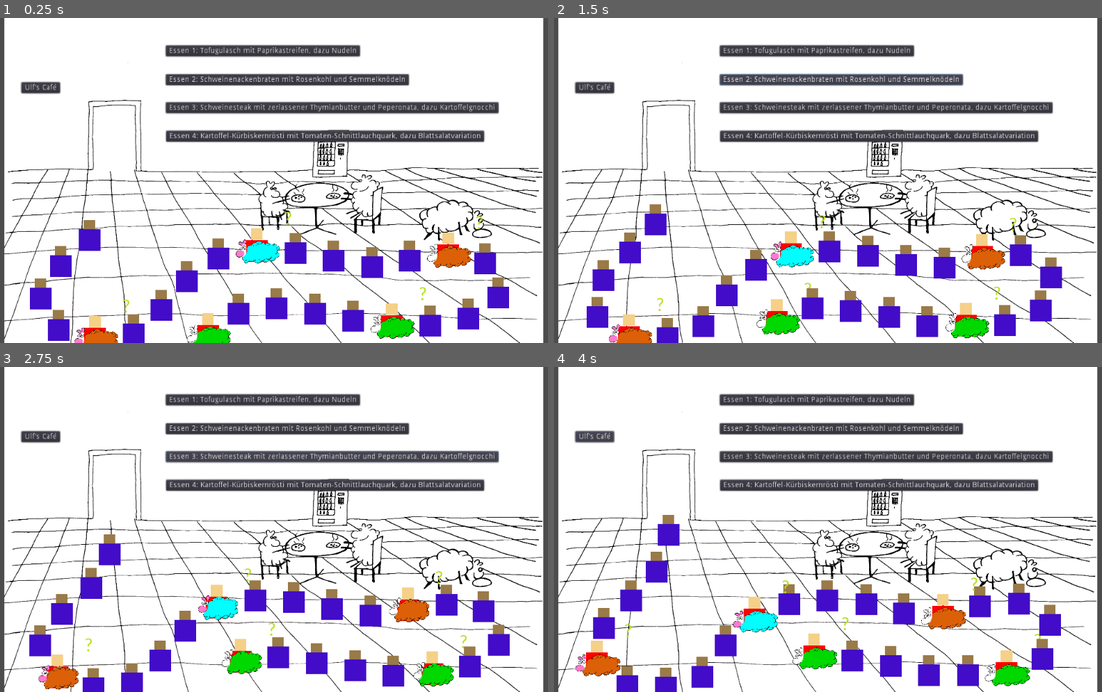
Above: before the commit, frames 1-4 (two rows, left to right).
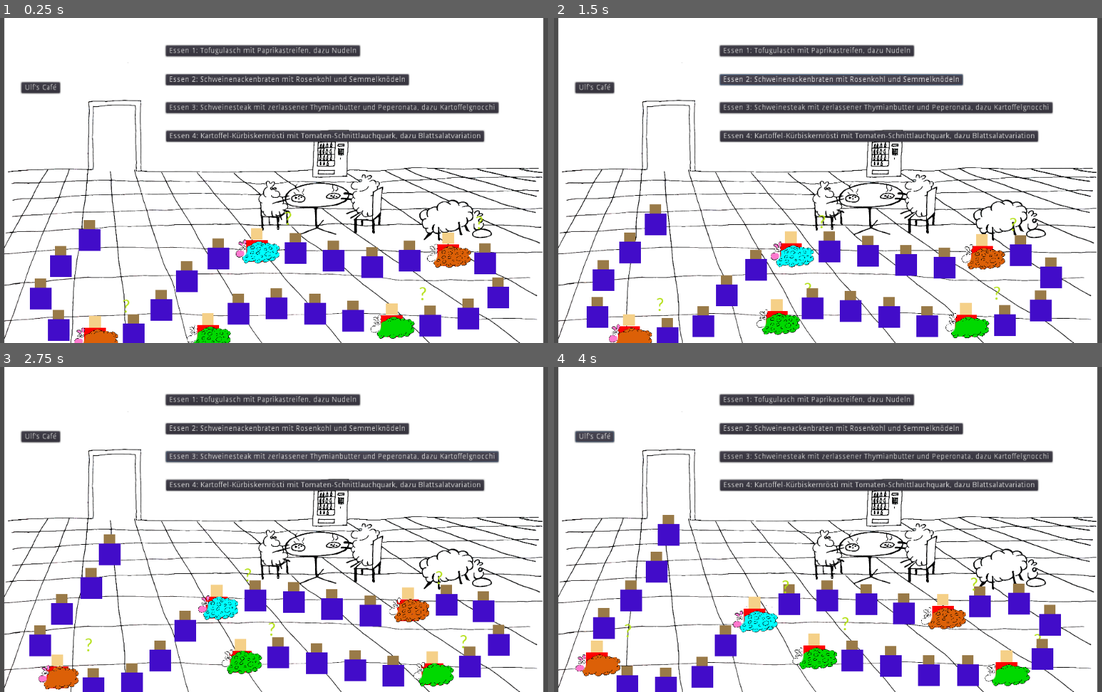
Above: after the commit, the same moments.

Repository: onsetsu/HPIGameJam
Game: Godot game, scene res://Scenes/Mensa.tscn
Same seed, same stepped clock (60 frames per second), same inputs: the game is played once before the commit and once after it.
Inputs:
- Up to frame 1 (0.25 s): no input
- Up to frame 2 (1.5 s): click "Essen 1: Tofugulasch mit Papr…" at 0.5 s; click "Essen 2: Schweinenackenbraten…" at 1.25 s
- Up to frame 3 (2.75 s): click "Essen 3: Schweinesteak mit ze…" at 2 s
- Up to frame 4 (4 s): click "Essen 4: Kartoffel-Kürbiskern…" at 2.75 s; click "Ulf's Café" at 3.5 s

The runs differ from the first frame. In frame 1, 0.1% of the frame differs, in the area x 35-86%, y 69-100%; in frame 2, 0.1%; in frame 3, 0.1%, in the area x 37-78%, y 71-94%; in frame 4, 0.1%.

Commit message:
sheep anims

Diff:
--- a/Scenes/Sheep_Graphic.tscn
+++ b/Scenes/Sheep_Graphic.tscn
@@ -1,12 +1,66 @@
-[gd_scene load_steps=10 format=2]
+[gd_scene load_steps=14 format=2]
 
 [ext_resource path="res://Scripts/Sheep_Graphic.gd" type="Script" id=1]
 [ext_resource path="res://Sprites/Körper_blau.png" type="Texture" id=2]
 [ext_resource path="res://Sprites/Körper_gruen.png" type="Texture" id=3]
 [ext_resource path="res://Sprites/Körper_orange.png" type="Texture" id=4]
-[ext_resource path="res://Sprites/Kopf_rosa.png" type="Texture" id=5]
-[ext_resource path="res://Sprites/Kopf_schwarz.png" type="Texture" id=6]
-[ext_resource path="res://Sprites/Kopf_weiss.png" type="Texture" id=7]
+[ext_resource path="res://Sprites/Schafmuster_Karo.png" type="Texture" id=5]
+[ext_resource path="res://Sprites/Schafmuster_Punkte.png" type="Texture" id=6]
+[ext_resource path="res://Sprites/Schafmuster_Streifen.png" type="Texture" id=7]
+[ext_resource path="res://Sprites/Kopf_rosa.png" type="Texture" id=8]
+[ext_resource path="res://Sprites/Kopf_schwarz.png" type="Texture" id=9]
+[ext_resource path="res://Sprites/Kopf_weiss.png" type="Texture" id=10]
+
+[sub_resource type="Animation" id=3]
+resource_name = "failure"
+tracks/0/type = "value"
+tracks/0/path = NodePath("body:position")
+tracks/0/interp = 1
+tracks/0/loop_wrap = true
+tracks/0/imported = false
+tracks/0/enabled = true
+tracks/0/keys = {
+"times": PoolRealArray( 0, 1 ),
+"transitions": PoolRealArray( 1, 5.09824 ),
+"update": 0,
+"values": [ Vector2( -18.7537, 6.72586 ), Vector2( 4.70476, 663.562 ) ]
+}
+tracks/1/type = "value"
+tracks/1/path = NodePath("body:scale")
+tracks/1/interp = 1
+tracks/1/loop_wrap = true
+tracks/1/imported = false
+tracks/1/enabled = true
+tracks/1/keys = {
+"times": PoolRealArray( 0, 1 ),
+"transitions": PoolRealArray( 1, 5.09824 ),
+"update": 0,
+"values": [ Vector2( 1.04102, 1.05887 ), Vector2( 2.68102, 0.178867 ) ]
+}
+tracks/2/type = "value"
+tracks/2/path = NodePath("head:position")
+tracks/2/interp = 1
+tracks/2/loop_wrap = true
+tracks/2/imported = false
+tracks/2/enabled = true
+tracks/2/keys = {
+"times": PoolRealArray( 0, 1 ),
+"transitions": PoolRealArray( 1, 5.09824 ),
+"update": 0,
+"values": [ Vector2( -43.4722, -97.8129 ), Vector2( 15.174, 676.316 ) ]
+}
+tracks/3/type = "value"
+tracks/3/path = NodePath("head:scale")
+tracks/3/interp = 1
+tracks/3/loop_wrap = true
+tracks/3/imported = false
+tracks/3/enabled = true
+tracks/3/keys = {
+"times": PoolRealArray( 0, 1 ),
+"transitions": PoolRealArray( 1, 5.09824 ),
+"update": 0,
+"values": [ Vector2( 1, 1.1 ), Vector2( 2.24, 0.26 ) ]
+}
 
 [sub_resource type="Animation" id=1]
 resource_name = "idle"
@@ -75,7 +129,7 @@
 
 [sub_resource type="Animation" id=2]
 resource_name = "success"
-length = 5.0
+length = 2.5
 tracks/0/type = "value"
 tracks/0/path = NodePath("body:position")
 tracks/0/interp = 1
@@ -83,10 +137,10 @@
 tracks/0/imported = false
 tracks/0/enabled = true
 tracks/0/keys = {
-"times": PoolRealArray( 0 ),
-"transitions": PoolRealArray( 1 ),
-"update": 0,
-"values": [ Vector2( -21.7323, 90.1254 ) ]
+"times": PoolRealArray( 0, 0.3, 1.7, 2.5 ),
+"transitions": PoolRealArray( 1, 1, 1, 1 ),
+"update": 0,
+"values": [ Vector2( -21.7323, 90.1254 ), Vector2( 45.1244, 346.409 ), Vector2( -362.311, -2888.39 ), Vector2( -917.906, -2517.99 ) ]
 }
 tracks/1/type = "value"
 tracks/1/path = NodePath("body:rotation_degrees")
@@ -95,10 +149,10 @@
 tracks/1/imported = false
 tracks/1/enabled = true
 tracks/1/keys = {
-"times": PoolRealArray( 0 ),
-"transitions": PoolRealArray( 1 ),
-"update": 0,
-"values": [ -0.009228 ]
+"times": PoolRealArray( 0, 0.3, 1.7, 2.5 ),
+"transitions": PoolRealArray( 1, 1, 1, 1 ),
+"update": 0,
+"values": [ -0.009228, -6.49887, 12.7475, 3.09942 ]
 }
 tracks/2/type = "value"
 tracks/2/path = NodePath("body:scale")
@@ -107,10 +161,46 @@
 tracks/2/imported = false
 tracks/2/enabled = true
 tracks/2/keys = {
-"times": PoolRealArray( 0 ),
-"transitions": PoolRealArray( 1 ),
-"update": 0,
-"values": [ Vector2( 1.09528, 1.00471 ) ]
+"times": PoolRealArray( 0, 0.3, 1.7, 2.5 ),
+"transitions": PoolRealArray( 1, 1, 1, 1 ),
+"update": 0,
+"values": [ Vector2( 1.09528, 1.00471 ), Vector2( 1.09528, 0.96471 ), Vector2( 0.976052, 1.12368 ), Vector2( 1.006, 1.004 ) ]
+}
+tracks/3/type = "value"
+tracks/3/path = NodePath("head:position")
+tracks/3/interp = 1
+tracks/3/loop_wrap = true
+tracks/3/imported = false
+tracks/3/enabled = true
+tracks/3/keys = {
+"times": PoolRealArray( 0, 0.3, 1.7, 2.5 ),
+"transitions": PoolRealArray( 1, 1, 1, 1 ),
+"update": 0,
+"values": [ Vector2( -143.458, 58.6876 ), Vector2( 17.0472, 305.618 ), Vector2( -415.082, -3064.99 ), Vector2( -896.597, -2472.35 ) ]
+}
+tracks/4/type = "value"
+tracks/4/path = NodePath("head:rotation_degrees")
+tracks/4/interp = 1
+tracks/4/loop_wrap = true
+tracks/4/imported = false
+tracks/4/enabled = true
+tracks/4/keys = {
+"times": PoolRealArray( 0, 0.3, 1.7, 2.5 ),
+"transitions": PoolRealArray( 1, 1, 1, 1 ),
+"update": 0,
+"values": [ -4.0, -8.58692, 15.8379, 5.81425 ]
+}
+tracks/5/type = "value"
+tracks/5/path = NodePath("head:scale")
+tracks/5/interp = 1
+tracks/5/loop_wrap = true
+tracks/5/imported = false
+tracks/5/enabled = true
+tracks/5/keys = {
+"times": PoolRealArray( 0, 0.3, 1.7, 2.5 ),
+"transitions": PoolRealArray( 1, 1, 1, 1 ),
+"update": 0,
+"values": [ Vector2( 1, 1.02 ), Vector2( 0.9898, 1.02792 ), Vector2( 0.9898, 1.1158 ), Vector2( 0.990664, 0.962966 ) ]
 }
 
 [node name="Sheep_Graphic" type="Node2D"]
@@ -118,9 +208,9 @@
 
 [node name="body" type="Node2D" parent="."]
 editor/display_folded = true
-position = Vector2( -21.7323, 90.1254 )
+position = Vector2( -18.7537, 6.72586 )
 rotation = -0.000161059
-scale = Vector2( 1.09528, 1.00471 )
+scale = Vector2( 1.04102, 1.05887 )
 __meta__ = {
 "_edit_group_": true
 }
@@ -141,38 +231,44 @@
 texture = ExtResource( 4 )
 
 [node name="pattern" type="Node2D" parent="body"]
-editor/display_folded = true
-position = Vector2( 16.5741, 49.1557 )
+position = Vector2( 363.333, 102.357 )
 rotation = 0.000146441
-scale = Vector2( 1, 0.90924 )
+scale = Vector2( 0.801485, 0.750113 )
 
 [node name="checkers" type="Sprite" parent="body/pattern"]
+texture = ExtResource( 5 )
 
 [node name="dots" type="Sprite" parent="body/pattern"]
+position = Vector2( -169.022, -6.59302 )
+scale = Vector2( 1.09907, 1.15622 )
+texture = ExtResource( 6 )
 
 [node name="stripes" type="Sprite" parent="body/pattern"]
+position = Vector2( -110.808, -75.0115 )
+scale = Vector2( 1.09907, 1 )
+texture = ExtResource( 7 )
 
 [node name="none" type="Sprite" parent="body/pattern"]
 
 [node name="head" type="Node2D" parent="."]
 editor/display_folded = true
-position = Vector2( -143.458, 58.6876 )
-rotation = -0.0698132
-scale = Vector2( 1, 1.02 )
+position = Vector2( -43.4722, -97.8129 )
+scale = Vector2( 1, 1.1 )
 __meta__ = {
 "_edit_group_": true
 }
 
 [node name="pink" type="Sprite" parent="head"]
-texture = ExtResource( 5 )
+texture = ExtResource( 8 )
 
 [node name="black" type="Sprite" parent="head"]
-texture = ExtResource( 6 )
+texture = ExtResource( 9 )
 
 [node name="white" type="Sprite" parent="head"]
-texture = ExtResource( 7 )
+texture = ExtResource( 10 )
 
 [node name="anim_player" type="AnimationPlayer" parent="."]
 autoplay = "idle"
+anims/failure = SubResource( 3 )
 anims/idle = SubResource( 1 )
 anims/success = SubResource( 2 )
--- a/Scripts/Mensa.gd
+++ b/Scripts/Mensa.gd
@@ -74,7 +74,9 @@
 	return true
 
 func success(sheep):
+    sheep.success_anim()
     print('What a happy sheep!')
 
 func failure(sheep):
+    sheep.failure_anim()
     print('Oh no! Your sheep died.')
--- a/Scripts/Sheep.gd
+++ b/Scripts/Sheep.gd
@@ -108,7 +108,13 @@
 
     unselect()
     Mensa.check(self)
-    #queue_free()
+
+func success_anim():
+    $graphic.play_success(self)
+func failure_anim():
+    $graphic.play_failure(self)
+func __anim_finished__(unused):
+    queue_free()
 
 func assign_dish(dish):
     assigned_dish = dish._number
--- a/Scripts/Sheep_Graphic.gd
+++ b/Scripts/Sheep_Graphic.gd
@@ -58,3 +58,11 @@
         $body/pattern/none.hide()
     else:
         $body/pattern/none.show()
+
+func play_success(sheep):
+    $anim_player.play("success")
+    $anim_player.connect("animation_finished", sheep, "__anim_finished__")
+
+func play_failure(sheep):
+    $anim_player.play("failure")
+    $anim_player.connect("animation_finished", sheep, "__anim_finished__")
Not shown, changed: .gitignore
